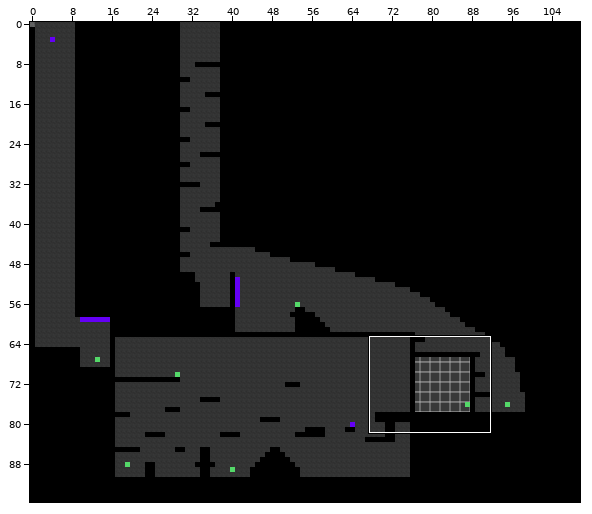
Level history. Tiled map (JSON): public/game/assets/map/level5.json. The first picture is a wide view before the edit; the outline marks the close-up.
Close-up. First the earlier version:
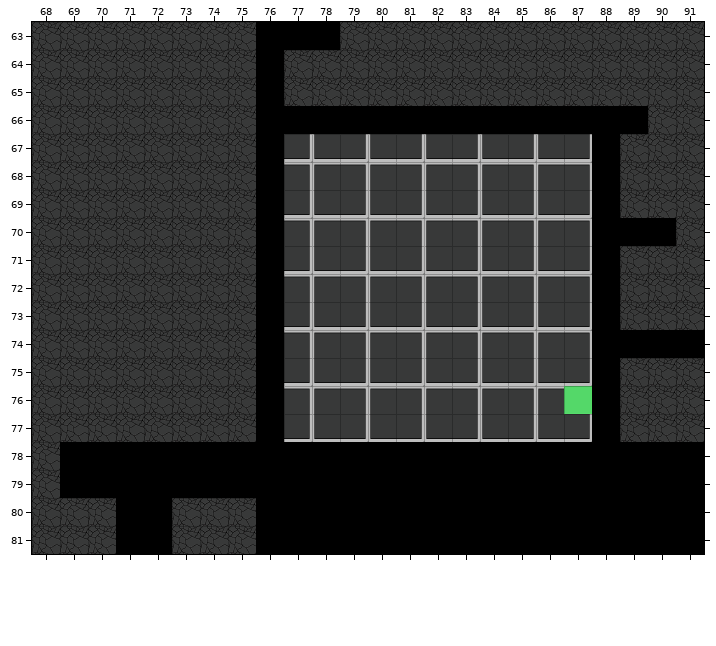
Cells are 128x128 px. Shown: x 68..91, y 63..81. The commit also changed other parts of the map, which this record leaves out.
Once edited:
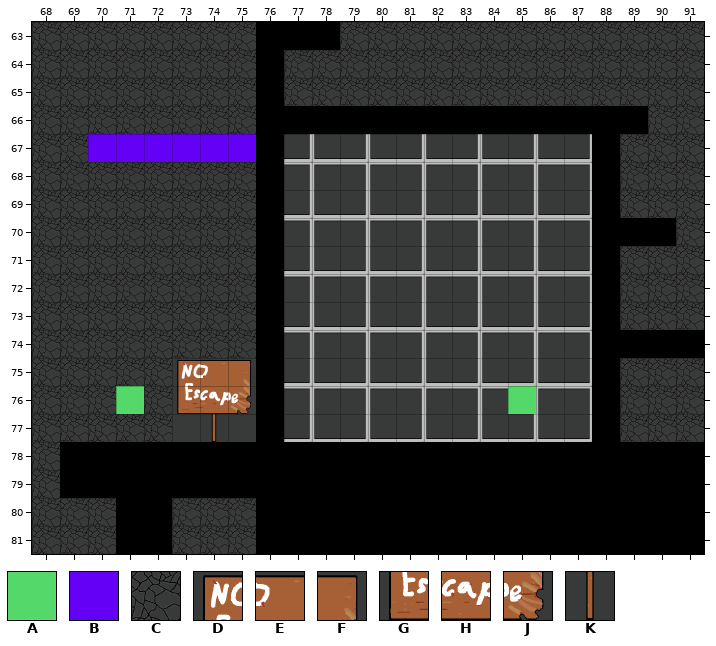
Key: from "BasicColor": A 0 "checkPoint", B 1 "spike"; from "SadakoTiles": C 270, D 285, E 286, F 287, G 297, H 298, J 299, K 310.
_ is an empty cell.
Objects are placed by their top-left corner, in cells (3,4 is the top-left corner of cell 3,4); size is 1x1 cell unless given.
The edit:
{"where": "layer \"Background\""}
{"y":75,"x":73,"old":"CCC","new":"DEF"}
{"y":76,"x":73,"old":"CCC","new":"GHJ"}
{"y":77,"x":73,"old":"CCC","new":"_K_"}
{"where": "layer \"ObjectLayer\""}
{"was": "A \"checkPoint\" at 87,76", "now": "A \"checkPoint\" at 85,76"}
{"now": "B \"spike\" at 70,67 size 6x1"}
{"now": "A \"checkPoint\" at 71,76"}
{"label":"added","picture_box":[88,134,256,162]}
{"label":"changed","picture_box":[172,358,256,442]}
{"label":"added","picture_box":[116,386,144,414]}
{"label":"new place","picture_box":[508,386,536,414]}
{"label":"old place","picture_box":[564,386,592,414]}
